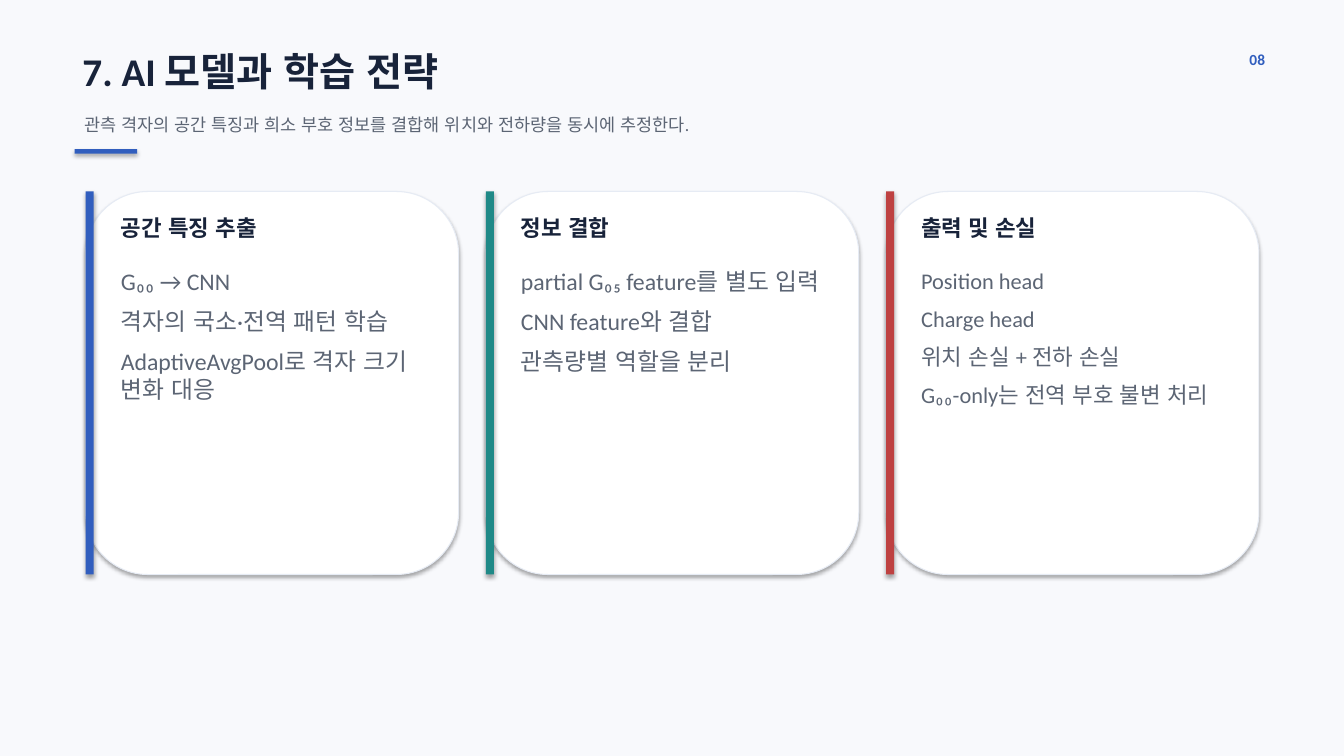
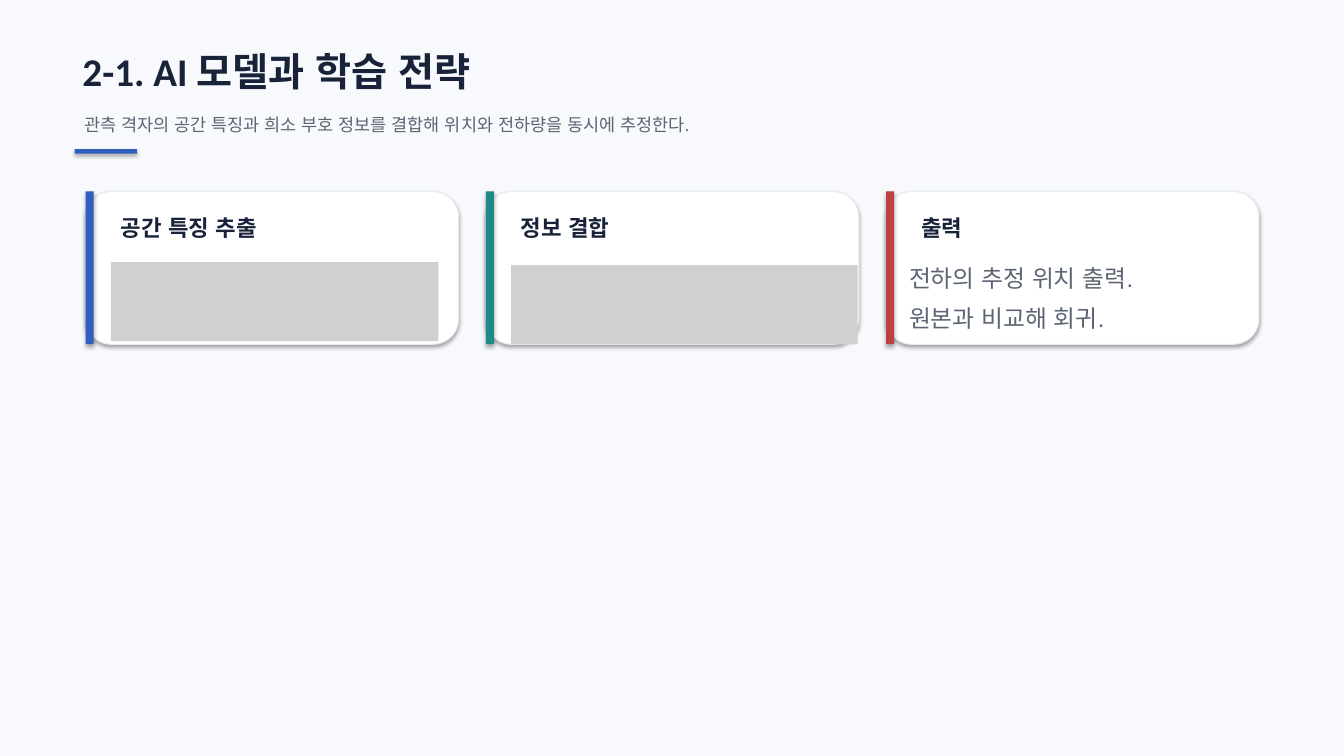
Before and after one commit to ohyunu525/KK-AI, a slide deck: slide 24 of Documents/보고서 파일.pptx (slide 25 before the commit). Drawn at 1344x756 pixels with LibreOffice and Linux fonts; fonts in the diff are those of the drawing; grey boxes stand for pictures. Boxes give left, top, right and bottom in pixels: in the first picture for what was removed or moved away, otherwise in the second. Text is boxed around its words. In the diff, an @@ line names an element or a change of style, - is before the commit and + after.

```diff
--- a/Documents/보고서 파일.pptx
+++ b/Documents/보고서 파일.pptx
@@ background #FFFFFF to #F8F9FC @@
@@ rectangle removed at [0,0,1344,756] @@
@@ text at [82,53,470,90]: text changed @@
-7. AI 모델과 학습 전략
+2-1. AI 모델과 학습 전략
@@ text removed at [1249,54,1265,65] @@
-08
@@ rounded rectangle: place and size @@
-rounded rectangle at [86,192,459,575]
+rounded rectangle at [86,192,459,345]
@@ rectangle: place and size @@
-rectangle at [86,192,94,575]
+rectangle at [86,192,94,345]
@@ rounded rectangle: place and size @@
-rounded rectangle at [486,192,859,575]
+rounded rectangle at [486,192,859,345]
@@ rectangle: place and size @@
-rectangle at [486,192,494,575]
+rectangle at [486,192,494,345]
@@ rounded rectangle: place and size @@
-rounded rectangle at [886,192,1259,575]
+rounded rectangle at [886,192,1259,345]
@@ rectangle: place and size @@
-rectangle at [886,192,894,575]
+rectangle at [886,192,894,345]
@@ text "공간 특징 추출" at [121,217,256,238]: font Calibri to Arial @@
@@ text "정보 결합" at [521,217,609,238]: font Calibri to Arial @@
@@ text at [921,217,962,238]: text changed; font Calibri to Arial @@
-출력 및 손실
+출력
@@ picture added at [111,262,439,342] @@
@@ picture added at [511,265,858,345] @@
@@ text added at [909,267,1134,329], 17 pt, text #5C6574 @@
+전하의 추정 위치 출력.
+원본과 비교해 회귀.
@@ text removed at [121,274,407,400] @@
-G₀₀ → CNN
-격자의 국소·전역 패턴 학습
-AdaptiveAvgPool로 격자 크기 변화 대응
@@ text removed at [521,270,820,372] @@
-partial G₀₅ feature를 별도 입력
-CNN feature와 결합
-관측량별 역할을 분리
@@ text removed at [921,273,1208,407] @@
-Position head
-Charge head
-위치 손실 + 전하 손실
-G₀₀-only는 전역 부호 불변 처리
```
Also in this commit, not shown: 1 other slide changed, 3 slides added, 4 slides removed, 5 other files.
